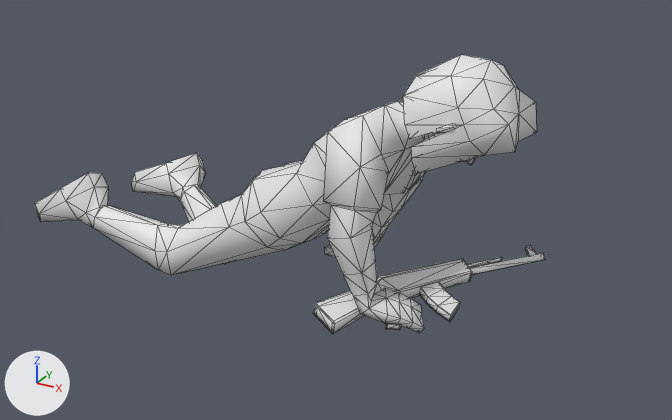
A saved change to the OBJ model Res/player_female/player_female_down_4.obj.
Both versions are drawn from a 50 mm lens placed at (2.082, -2.309, 1.326), pointed at (0.803, 0.016, 0.164). The axes (+X, +Y, +Z) are drawn at lower left. The lights are the same throughout. Mesh edges are drawn as thin lines. Where no turn or scale is listed for an object, it has been applied to the vertices. Vertices at the same position are counted once.

Before the edit, the objects in view are built like this:
```python
me_human_female = bpy.data.meshes.new('Human.Female')
me_human_female.from_pydata(...)  # 547 vertices, 1038 faces; spans x -0.24..1.39, y -0.34..0.35, z -0.11..0.71
ob_human_female = bpy.data.objects.new('Human.Female', me_human_female)
ob_human_female.location = (0.0, 0.0, 0.0)
```
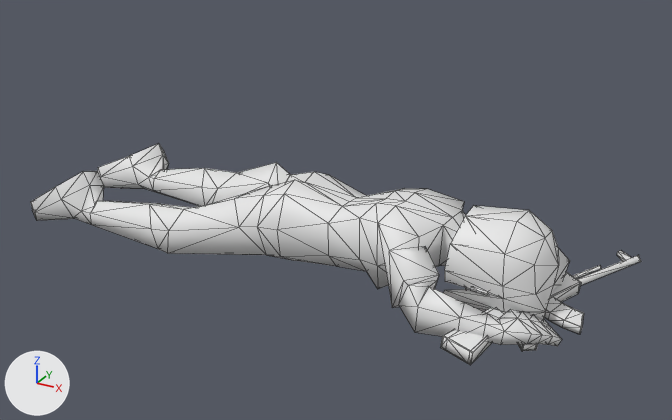
Location of each change, [x1, y1, x2, y2] in pixels of the pictures (672 x 420 px; the box of a moved part takes in the faces that stretch with it):
'Human.Female', reshaped (19% wider, 21% shorter): before [35, 55, 546, 334]; after [31, 144, 641, 365]
part 1 of me_human_female, moved or reshaped: before [436, 123, 456, 134]; after [470, 287, 488, 295]
part 2 of me_human_female, moved or reshaped: before [313, 259, 472, 334]; after [440, 272, 581, 365]
part 3 of me_human_female, moved or reshaped: before [385, 323, 401, 330]; after [518, 343, 538, 351]
part 4 of me_human_female, moved or reshaped: before [467, 257, 502, 267]; after [573, 265, 602, 278]
part 5 of me_human_female, moved or reshaped: before [470, 253, 546, 275]; after [577, 255, 641, 285]
part 6 of me_human_female, moved or reshaped: before [419, 283, 460, 322]; after [544, 297, 584, 334]
part 7 of me_human_female, moved or reshaped: before [525, 246, 537, 256]; after [617, 251, 632, 261]
part 8 of me_human_female, rebuilt (7% wider, 27% shorter): before [35, 55, 537, 333]; after [31, 144, 570, 346]

Edits to the bpy script that builds the scene:
```text
Change me_human_female:
    used by ob_human_female; location = (0.0, 0.0, 0.0)
    remove me_human_female.from_pydata(...)  # 547 vertices, 1038 faces; spans x -0.24..1.39, y -0.34..0.35, z -0.11..0.71
    add me_human_female.from_pydata(...)  # 556 vertices, 1038 faces; spans x -0.28..1.67, y -0.35..0.39, z -0.03..0.29
    me_human_female part 1: the loose piece of 8 vertices spanning x 1.19..1.26, y -0.15..-0.09, z 0.5..0.56 is multiplied about its middle by the matrix ((0.943, 0.054, 0.385), (0.058, 0.979, -0.28), (-0.385, 0.281, 0.902)), then moved by (0.12, 0.0, -0.44)
    me_human_female part 2: the loose piece of 48 vertices spanning x 0.9..1.23, y -0.34..0.14, z -0.05..0.03 is multiplied about its middle by the matrix ((0.976, -0.183, -0.122), (0.189, 0.981, 0.045), (0.112, -0.067, 0.991)), then moved by (0.37, 0.0, 0.03)
    me_human_female part 3: the loose piece of 24 vertices spanning x 1.05..1.14, y -0.24..-0.11, z -0.05..0.0 is multiplied about its middle by the matrix ((0.976, -0.183, -0.122), (0.189, 0.981, 0.045), (0.112, -0.067, 0.991)), then moved by (0.38, 0.01, 0.04)
    me_human_female part 4: the loose piece of 12 vertices spanning x 1.17..1.28, y 0.12..0.24, z 0.0..0.02 is scaled about its middle by (0.75, 1.13, 0.995), then moved by (0.31, 0.03, 0.03)
    me_human_female part 5: the loose piece of 13 vertices spanning x 1.19..1.39, y 0.1..0.34, z -0.01..0.02 is scaled about its middle by (0.749, 1.13, 0.995), then moved by (0.3, 0.04, 0.03)
    me_human_female part 6: the loose piece of 40 vertices spanning x 1.12..1.25, y -0.1..0.01, z -0.06..0.01 is multiplied about its middle by the matrix ((0.976, -0.183, -0.122), (0.189, 0.981, 0.045), (0.112, -0.067, 0.991)), then moved by (0.36, 0.02, 0.04)
    me_human_female part 7: the loose piece of 8 vertices spanning x 1.32..1.37, y 0.3..0.35, z 0.0..0.02 is moved by (0.28, 0.04, 0.03)
    me_human_female part 8: the loose piece of 386 vertices spanning x -0.24..1.39, y -0.29..0.29, z -0.11..0.71 is rebuilt with 395 vertices and now spans x -0.28..1.58, y -0.33..0.3, z -0.03..0.29
```
